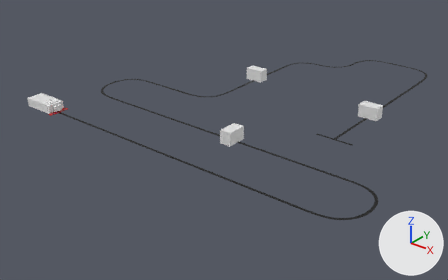
An edit to the Blender file main/main.blend, drawn before and after from the same camera.
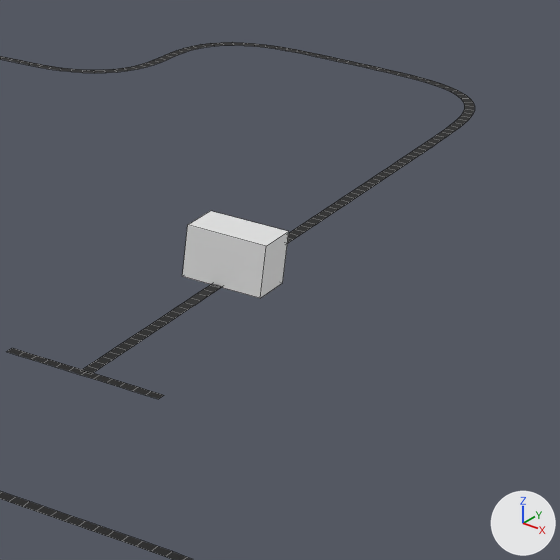
The first picture shows the older version from a 50 mm camera at (2.92, -1.95, 1.4) aimed at (0.81, 0.66, -0.21). The close-ups show both versions on the part from 70% to 100% of the width and 18% to 66% of the height of that picture; other places that the commit changed are outside them. Every picture has the same lights, and +X, +Y and +Z are marked at lower right. The close-ups show mesh edges as thin lines.
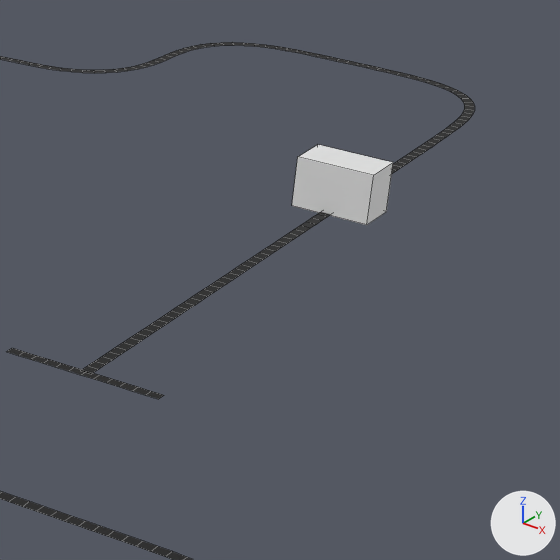
Pixel boxes (x1, y1, x2, y2) of what changed, in the close-ups (560 x 560 px):
'Cube.003', moved: before (182, 211, 289, 298); after (292, 145, 393, 225)

The change, as a list of edits to the scene's bpy script:
```text
Change ob_cube_003:
    ob_cube_003.location: (1.535, 1.065, 0.035) -> (1.535, 1.393, 0.035)
```
